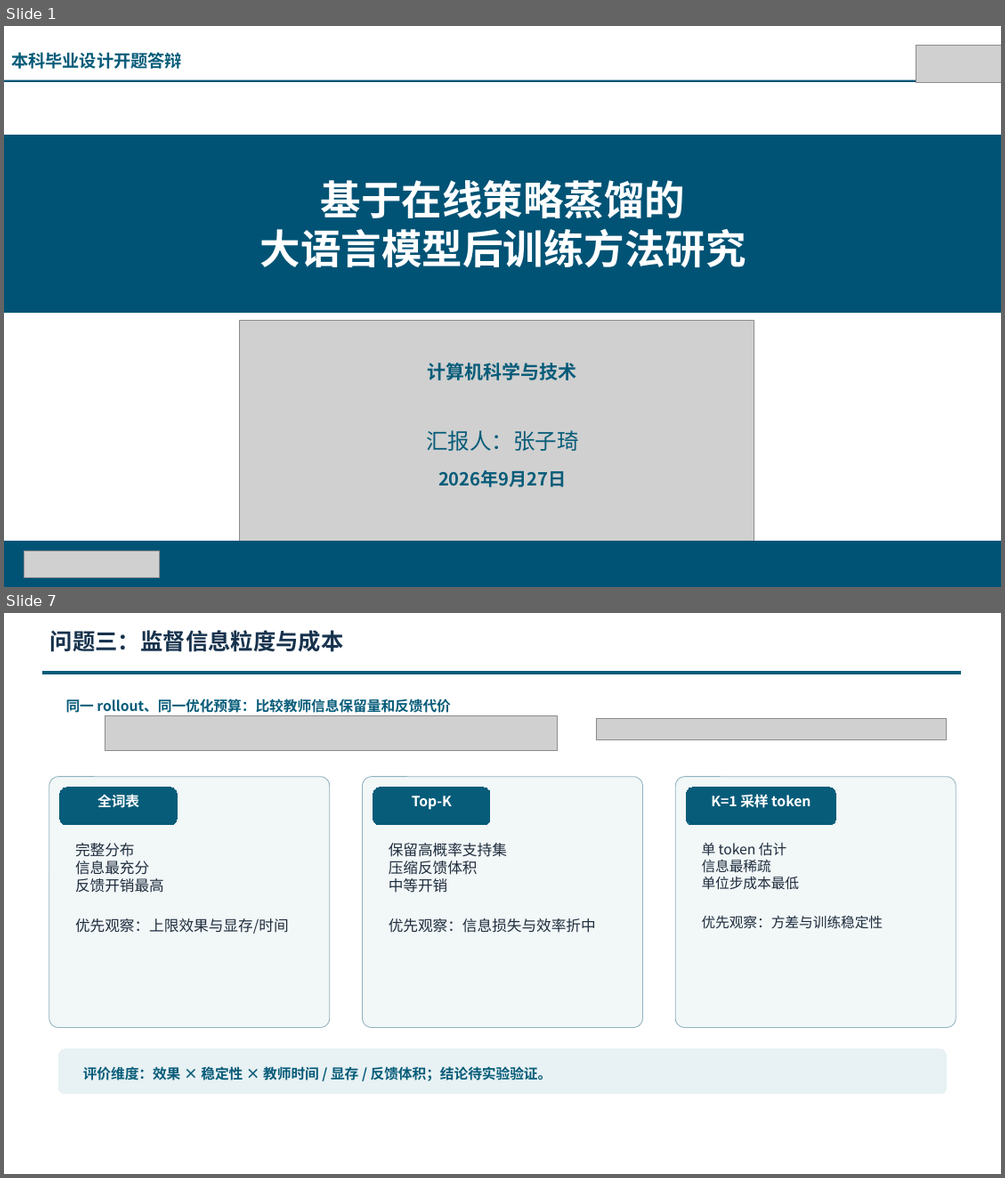
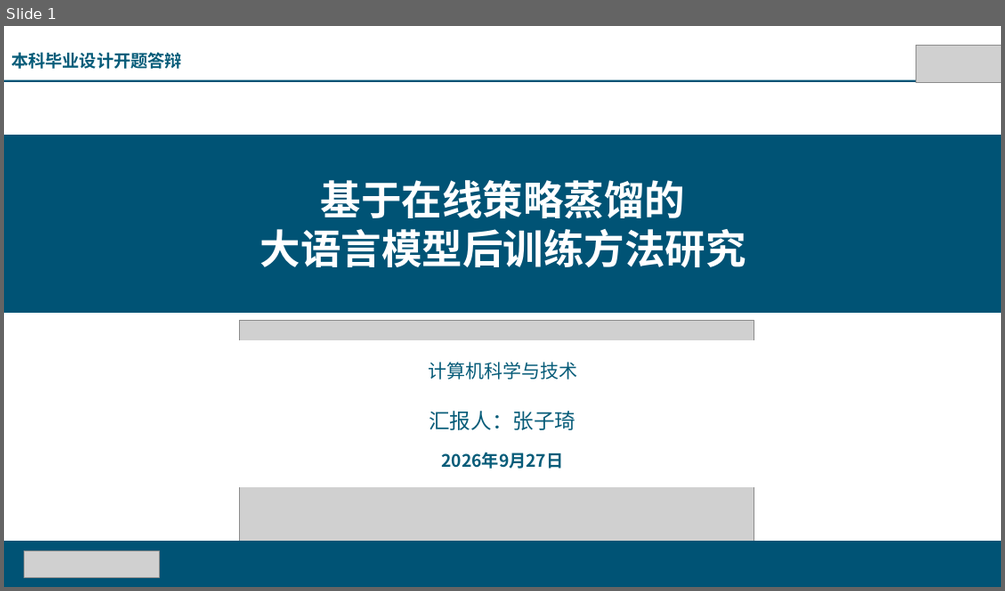
Before and after one commit to ziqizhang200/on-policy-distill-comparation, a slide deck: Papers/output/presentation/开题答辩PPT-在线策略蒸馏-20260927.pptx. Shown one above the other, each under a label of ours: slides 1 and 7 before the commit, slide 1 after it; the slides between them are not shown. The pictures are 1005x1178 and 1005x591 pixels, drawn with LibreOffice and Linux fonts; fonts in the diff are those of the drawing; grey boxes stand for pictures; background and template pictures are left out. Boxes give left, top, right and bottom in pixels: in the first picture for what was removed or moved away, otherwise in the second. Text is boxed around its words. In the diff, an @@ line names an element or a change of style, - is before the commit and + after.

```diff
--- a/Papers/output/presentation/开题答辩PPT-在线策略蒸馏-20260927.pptx
+++ b/Papers/output/presentation/开题答辩PPT-在线策略蒸馏-20260927.pptx
@@ slide 7 removed at <box>4,613,1001,1174</box>, background picture (left out) @@
@@ text removed at <box>50,630,343,652</box> @@
-问题三：监督信息粒度与成本
@@ rectangle removed at <box>4,684,1001,1128</box> @@
@@ rectangle removed at <box>43,672,961,674</box> @@
@@ text removed at <box>66,698,450,716</box> @@
-同一 rollout、同一优化预算：比较教师信息保留量和反馈代价
@@ picture removed at <box>105,716,558,751</box> @@
@@ picture removed at <box>596,718,947,740</box> @@
@@ rounded rectangle removed at <box>48,777,329,1027</box> @@
@@ rounded rectangle removed at <box>60,787,177,825</box> @@
-全词表
@@ rounded rectangle removed at <box>362,777,643,1027</box> @@
@@ rounded rectangle removed at <box>373,787,490,825</box> @@
-Top-K
@@ rounded rectangle removed at <box>676,777,956,1027</box> @@
@@ rounded rectangle removed at <box>686,787,835,825</box> @@
-K=1 采样 token
@@ text removed at <box>75,843,289,933</box> @@
-完整分布
-信息最充分
-反馈开销最高
-优先观察：上限效果与显存/时间
@@ text removed at <box>388,843,596,933</box> @@
-保留高概率支持集
-压缩反馈体积
-中等开销
-优先观察：信息损失与效率折中
@@ text removed at <box>702,843,883,929</box> @@
-单 token 估计
-信息最稀疏
-单位步成本最低
-优先观察：方差与训练稳定性
@@ rounded rectangle removed at <box>58,1049,947,1093</box> @@
@@ text removed at <box>83,1066,552,1081</box> @@
-评价维度：效果 × 稳定性 × 教师时间 / 显存 / 反馈体积；结论待实验验证。
@@ text removed at <box>770,1151,995,1174</box> @@
-7
@@ slide 1 changed as well @@
@@ rectangle added at <box>207,341,799,487</box>, fill #FFFFFF, outline #FFFFFF 0 pt @@
@@ text added at <box>428,362,577,379</box>, 18 pt, text #075C79 @@
+计算机科学与技术
@@ text "汇报人：张子琦": place and size @@
-text "汇报人：张子琦" at <box>426,430,579,451</box>
+text "汇报人：张子琦" at <box>429,410,575,430</box>
@@ text "汇报人：张子琦" at <box>429,410,575,430</box>: size 21 to 20.2 pt @@
@@ text added at <box>442,451,564,468</box>, 16.5 pt, text #075C79, bold @@
+2026年9月27日
```
Also in this commit, not shown: 9 other slides changed, 1 slide added.
